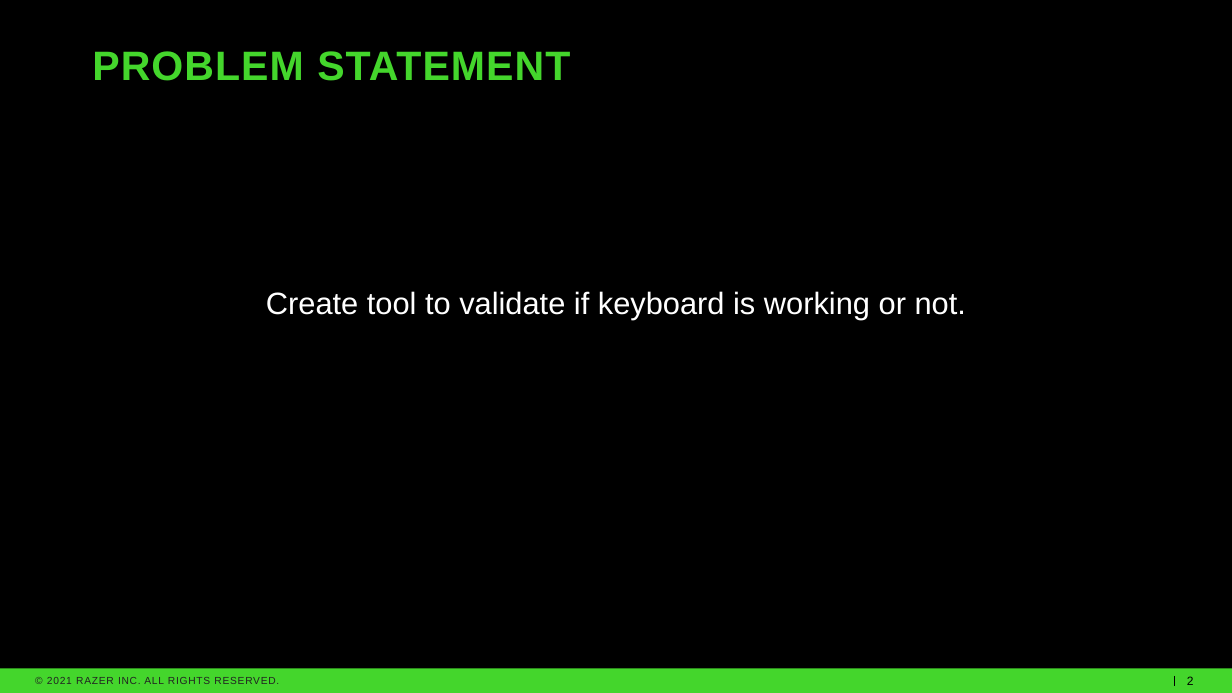
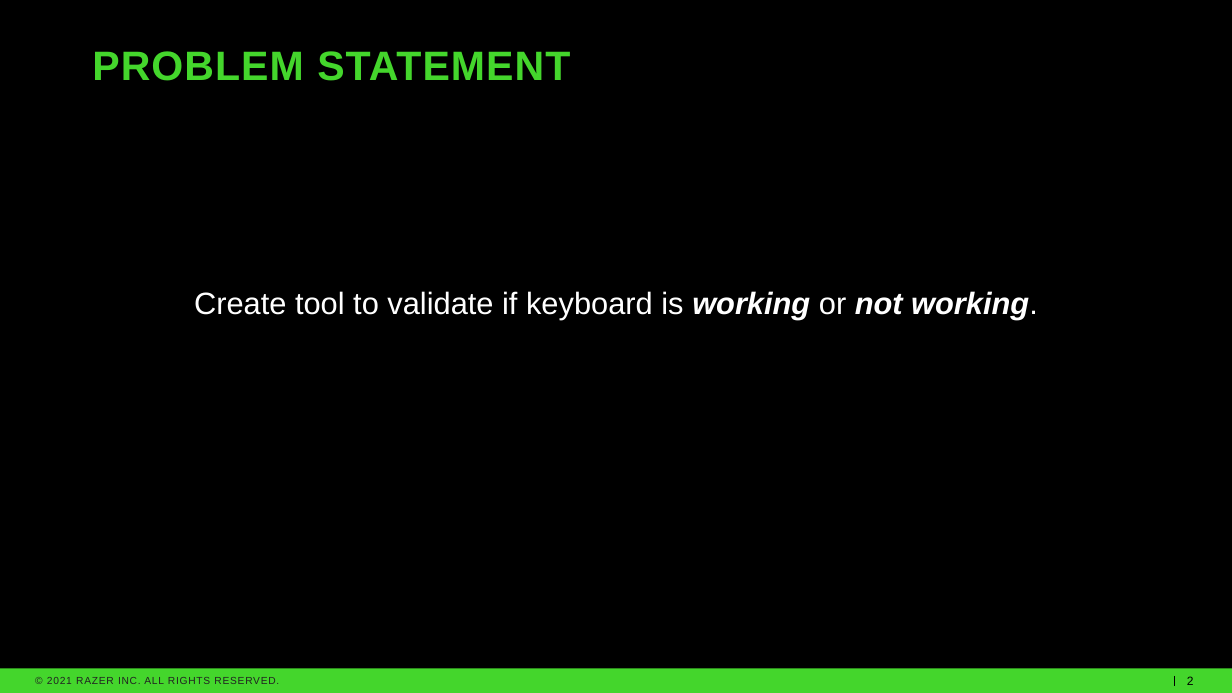
Before and after one commit to rommelsim/Capstone-Revised, a slide deck: slide 2 of Revised Capstone Presentation.pptx. Drawn at 1232x693 pixels with LibreOffice and Linux fonts; fonts in the diff are those of the drawing; background and template pictures are left out. Boxes give left, top, right and bottom in pixels: in the first picture for what was removed or moved away, otherwise in the second. Text is boxed around its words. In the diff, an @@ line names an element or a change of style, - is before the commit and + after.

```diff
--- a/Revised Capstone Presentation.pptx
+++ b/Revised Capstone Presentation.pptx
@@ text at box(194, 291, 1038, 320): text changed @@
-Create tool to validate if keyboard is working or not.
+Create tool to validate if keyboard is working or not working.
```
Also in this commit, not shown: 1 other slide changed.
